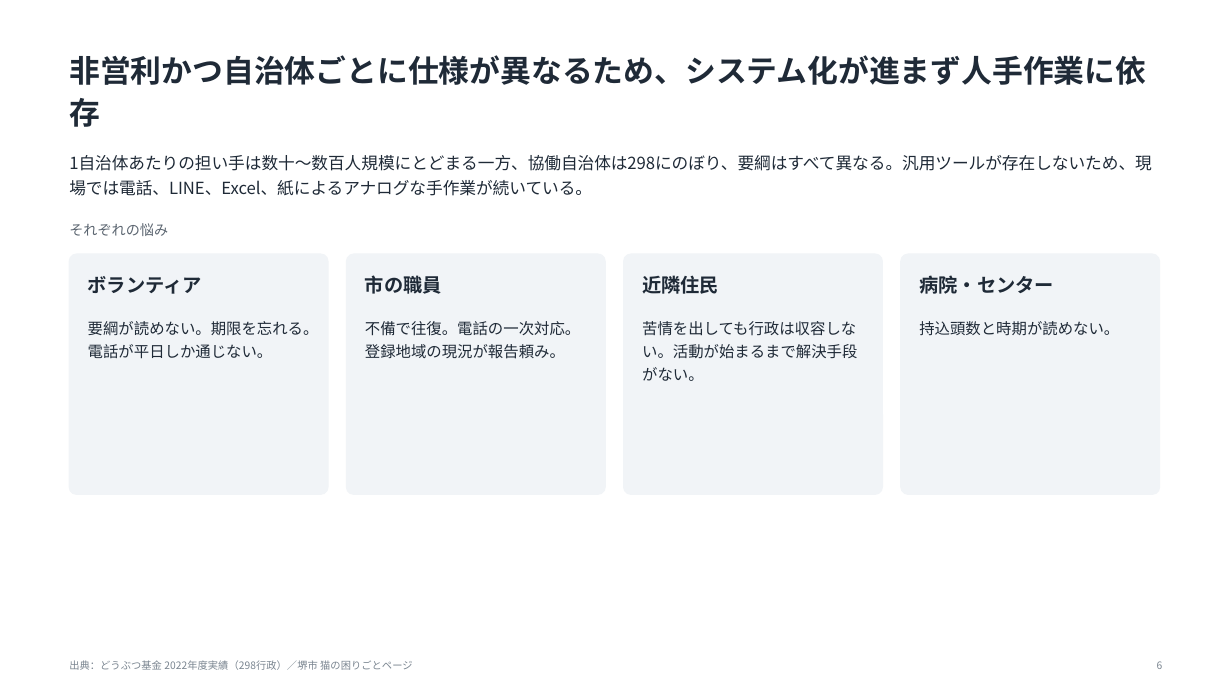
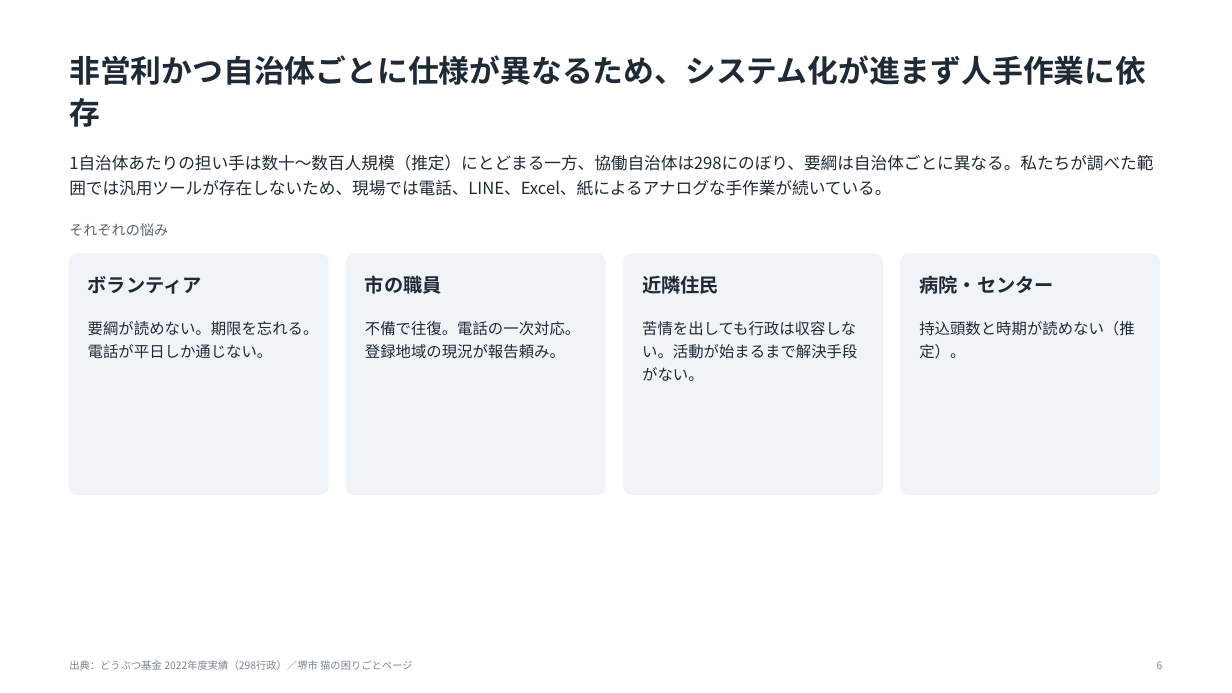
Before and after one commit to tsurutontan634/VORN, a slide deck: slide 6 of docs/deck3/nekonote_VORN2026.pptx. Drawn at 1232x693 pixels with LibreOffice and Linux fonts; fonts in the diff are those of the drawing. Boxes give left, top, right and bottom in pixels: in the first picture for what was removed or moved away, otherwise in the second. Text is boxed around its words. In the diff, an @@ line names an element or a change of style, - is before the commit and + after.

```diff
--- a/docs/deck3/nekonote_VORN2026.pptx
+++ b/docs/deck3/nekonote_VORN2026.pptx
@@ text at box(69, 155, 1153, 196): text changed @@
-1自治体あたりの担い手は数十〜数百人規模にとどまる一方、協働自治体は298にのぼり、要綱はすべて異なる。汎用ツールが存在しないため、現場では電話、LINE、Excel、紙によるアナログな手作業が続いている。
+1自治体あたりの担い手は数十〜数百人規模（推定）にとどまる一方、協働自治体は298にのぼり、要綱は自治体ごとに異なる。私たちが調べた範囲では汎用ツールが存在しないため、現場では電話、LINE、Excel、紙によるアナログな手作業が続いている。
@@ text at box(919, 321, 1134, 358): text changed @@
-持込頭数と時期が読めない。
+持込頭数と時期が読めない（推定）。
```
Also in this commit, not shown: 6 other slides changed, 3 other files.
